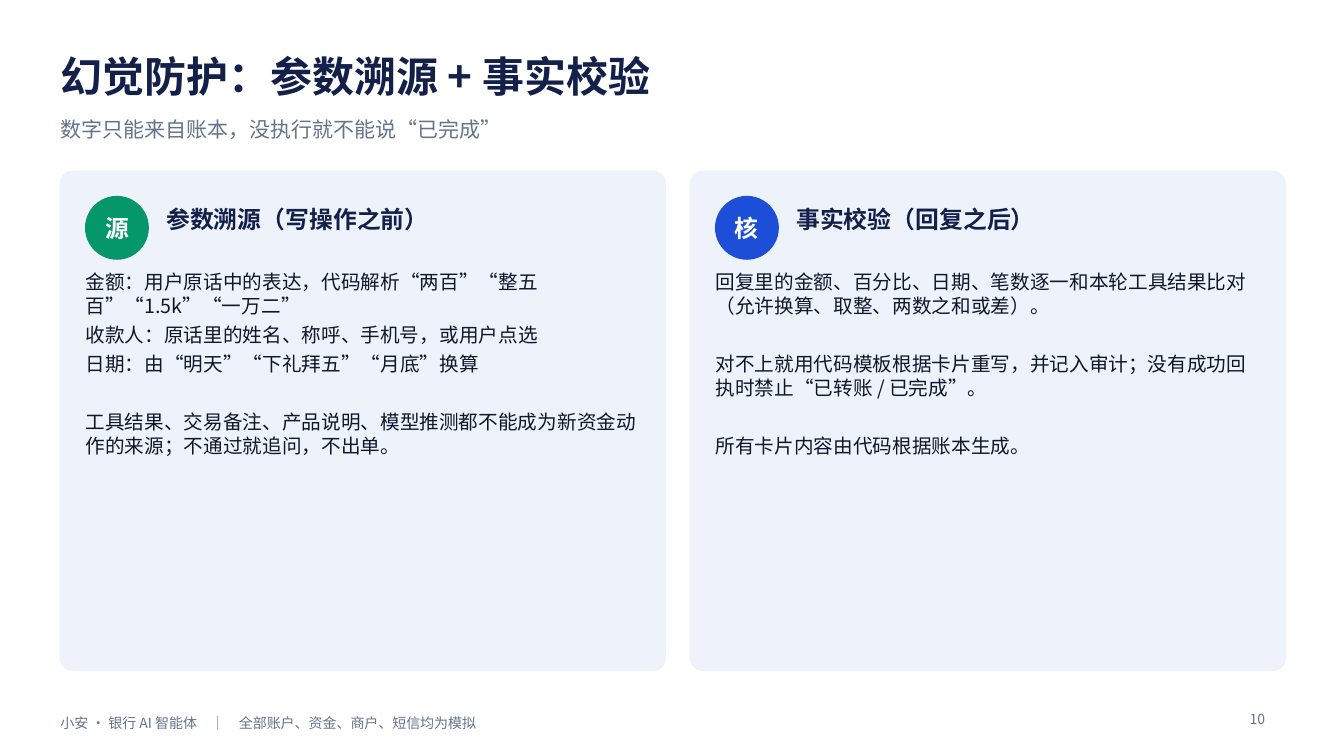
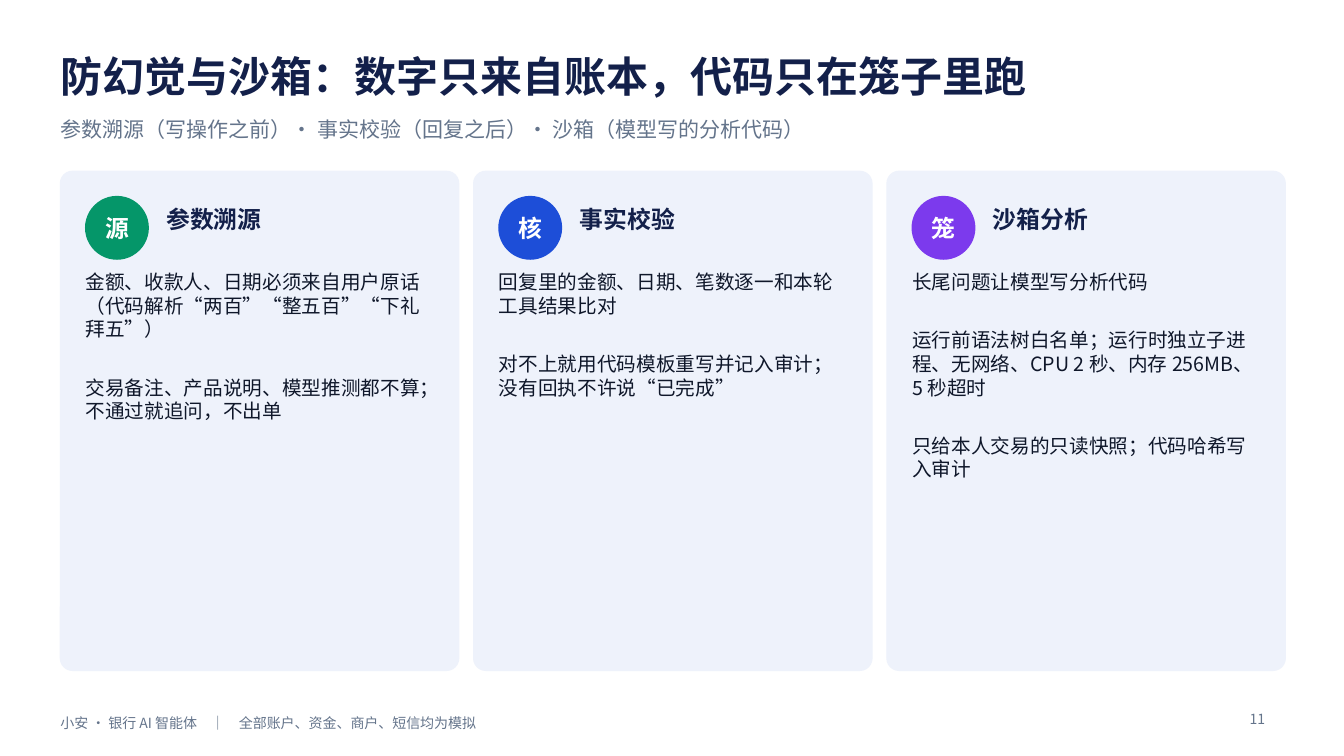
Before and after one commit to HelloHermit/fintechathon, a slide deck: slide 11 of deliverables/答辩PPT.pptx (slide 10 before the commit). Drawn at 1344x756 pixels with LibreOffice and Linux fonts; fonts in the diff are those of the drawing. Boxes give left, top, right and bottom in pixels: in the first picture for what was removed or moved away, otherwise in the second. Text is boxed around its words. In the diff, an @@ line names an element or a change of style, - is before the commit and + after.

```diff
--- a/deliverables/答辩PPT.pptx
+++ b/deliverables/答辩PPT.pptx
@@ text at bbox=[60, 56, 1026, 98]: text changed @@
-幻觉防护：参数溯源 + 事实校验
+防幻觉与沙箱：数字只来自账本，代码只在笼子里跑
@@ text at bbox=[60, 119, 805, 139]: text changed @@
-数字只能来自账本，没执行就不能说“已完成”
+参数溯源（写操作之前）· 事实校验（回复之后）· 沙箱（模型写的分析代码）
@@ rounded rectangle: place and size @@
-rounded rectangle at bbox=[60, 171, 665, 670]
+rounded rectangle at bbox=[60, 171, 459, 670]
@@ rounded rectangle at bbox=[60, 171, 459, 670]: proportions changed @@
@@ rounded rectangle at bbox=[474, 171, 872, 670]: proportions changed @@
@@ rounded rectangle: place and size @@
-rounded rectangle at bbox=[691, 171, 1286, 670]
+rounded rectangle at bbox=[474, 171, 872, 670]
@@ rounded rectangle added at bbox=[887, 171, 1286, 670], fill #EEF2FB, outline #EEF2FB 1 pt @@
@@ text at bbox=[166, 208, 261, 230]: text changed @@
-参数溯源（写操作之前）
+参数溯源
@@ text "核": place and size @@
-text "核" at bbox=[735, 216, 759, 239]
+text "核" at bbox=[518, 216, 542, 239]
@@ ellipse: place and size @@
-ellipse at bbox=[716, 197, 778, 259]
+ellipse at bbox=[499, 197, 562, 259]
@@ text at bbox=[580, 207, 675, 230]: text changed @@
-事实校验（回复之后）
+事实校验
@@ ellipse added at bbox=[912, 197, 975, 259], fill #7C3AED, outline #7C3AED 1 pt @@
@@ text added at bbox=[993, 207, 1088, 231], 17 pt, text #13204A, bold @@
+沙箱分析
@@ text added at bbox=[932, 217, 956, 239], 17 pt, text #FFFFFF, bold @@
+笼
@@ text at bbox=[86, 272, 440, 420]: text changed @@
-金额：用户原话中的表达，代码解析“两百”“整五百”“1.5k”“一万二”
-收款人：原话里的姓名、称呼、手机号，或用户点选
-日期：由“明天”“下礼拜五”“月底”换算
-工具结果、交易备注、产品说明、模型推测都不能成为新资金动作的来源；不通过就追问，不出单。
+金额、收款人、日期必须来自用户原话（代码解析“两百”“整五百”“下礼拜五”）
+交易备注、产品说明、模型推测都不算；不通过就追问，不出单
@@ text at bbox=[499, 272, 833, 397]: text changed @@
-回复里的金额、百分比、日期、笔数逐一和本轮工具结果比对（允许换算、取整、两数之和或差）。
-对不上就用代码模板根据卡片重写，并记入审计；没有成功回执时禁止“已转账 / 已完成”。
-所有卡片内容由代码根据账本生成。
+回复里的金额、日期、笔数逐一和本轮工具结果比对
+对不上就用代码模板重写并记入审计；没有回执不许说“已完成”
@@ text added at bbox=[912, 272, 1253, 478], 14 pt, text #0F172A @@
+长尾问题让模型写分析代码
+运行前语法树白名单；运行时独立子进程、无网络、CPU 2 秒、内存 256MB、5 秒超时
+只给本人交易的只读快照；代码哈希写入审计
@@ page number at bbox=[1250, 713, 1266, 724]: text changed @@
-10
+11
```
Also in this commit, not shown: 1 other slide changed, 2 slides added, 2 slides removed, 14 other files.
